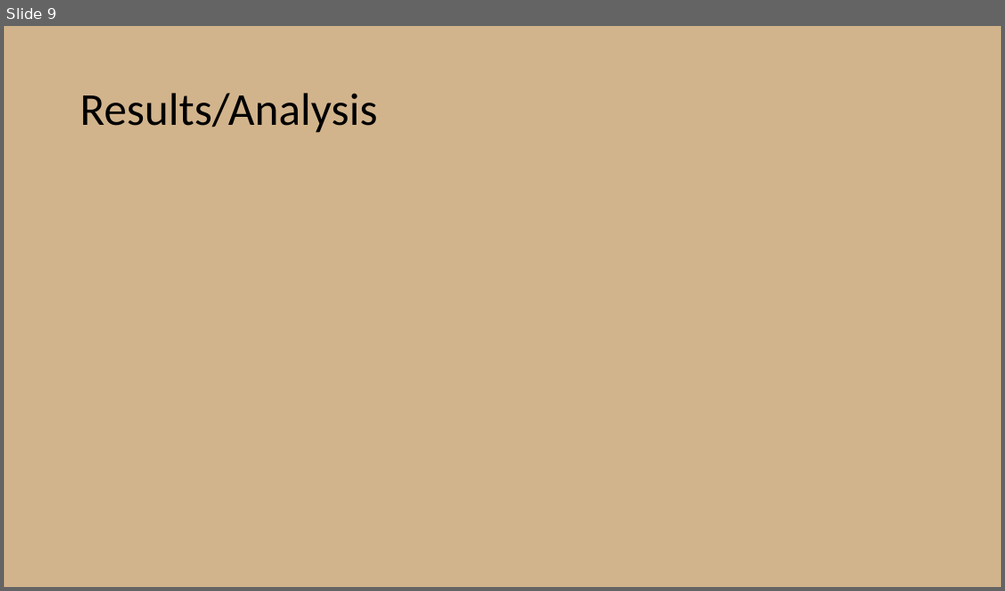
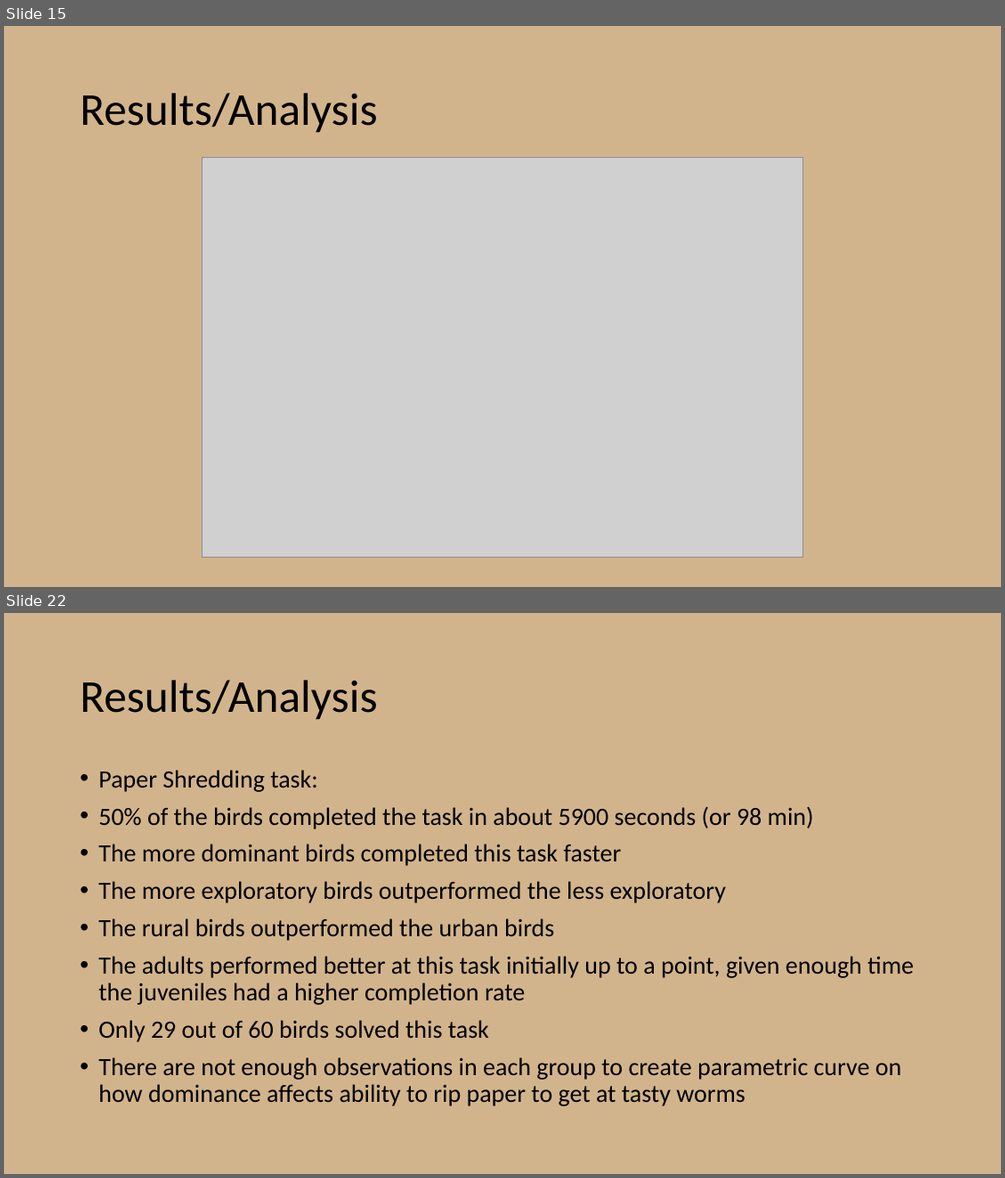
Before and after one commit to chanks06/chickadees, a slide deck: Presentation2.pptx. Shown one above the other, each under a label of ours: slide 9 before the commit, slides 15 and 22 after it; the slides between them are not shown. The pictures are 1005x591 and 1005x1178 pixels, drawn with LibreOffice and Linux fonts; fonts in the diff are those of the drawing; grey boxes stand for pictures. Boxes give left, top, right and bottom in pixels: in the first picture for what was removed or moved away, otherwise in the second. Text is boxed around its words. In the diff, an @@ line names an element or a change of style, - is before the commit and + after.

```diff
--- a/Presentation2.pptx
+++ b/Presentation2.pptx
@@ slide 22 added at (4, 613, 1001, 1174), background #D2B48C @@
@@ title added at (80, 680, 377, 720), 44 pt, text #000000 @@
+Results/Analysis
@@ text added at (98, 770, 914, 1106), 24 pt, text #000000 @@
+• Paper Shredding task:
+• 50% of the birds completed the task in about 5900 seconds (or 98 min)
+• The more dominant birds completed this task faster
+• The more exploratory birds outperformed the less exploratory
+• The rural birds outperformed the urban birds
+• The adults performed better at this task initially up to a point, given enough time the juveniles had a higher completion rate
+• Only 29 out of 60 birds solved this task
+• There are not enough observations in each group to create parametric curve on how dominance affects ability to rip paper to get at tasty worms
@@ what was slide 9 is now slide 15 @@
@@ slide 15 changed as well @@
@@ picture added at (202, 157, 802, 557) @@
```
Also in this commit, not shown: 4 other slides changed, 20 other slides added, 1 slide removed, 2 other files.
